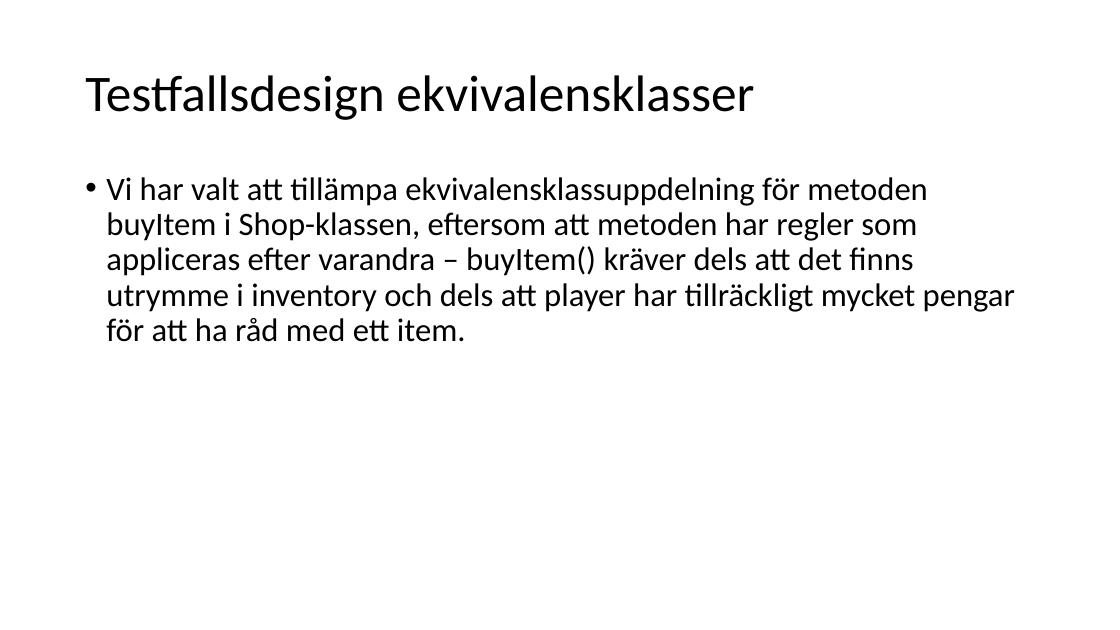
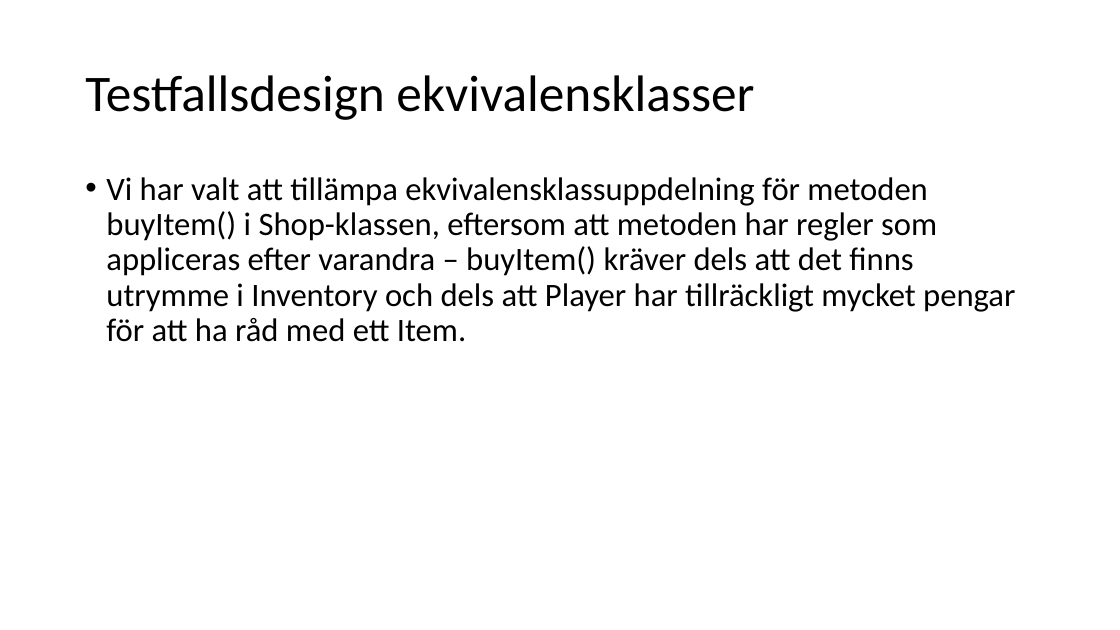
Before and after one commit to knopp10000/Inte_Roligt, a slide deck: slide 18 of slutredovisning.pptx. Drawn at 1120x630 pixels with LibreOffice and Linux fonts; fonts in the diff are those of the drawing. Boxes give left, top, right and bottom in pixels: in the first picture for what was removed or moved away, otherwise in the second. Text is boxed around its words. In the diff, an @@ line names an element or a change of style, - is before the commit and + after.

```diff
--- a/slutredovisning.pptx
+++ b/slutredovisning.pptx
@@ text at box(106, 177, 1015, 342): text changed @@
-• Vi har valt att tillämpa ekvivalensklassuppdelning för metoden buyItem i Shop-klassen, eftersom att metoden har regler som appliceras efter varandra – buyItem() kräver dels att det finns utrymme i inventory och dels att player har tillräckligt mycket pengar för att ha råd med ett item.
+• Vi har valt att tillämpa ekvivalensklassuppdelning för metoden buyItem() i Shop-klassen, eftersom att metoden har regler som appliceras efter varandra – buyItem() kräver dels att det finns utrymme i Inventory och dels att Player har tillräckligt mycket pengar för att ha råd med ett Item.
```
Also in this commit, not shown: 3 other slides changed, 4 slides added, 3 slides removed.
